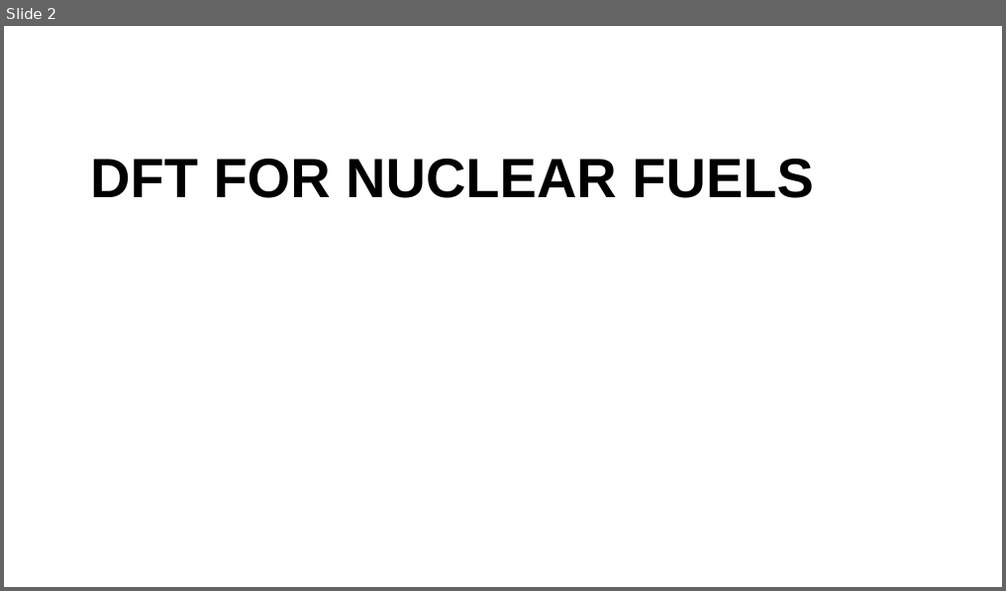
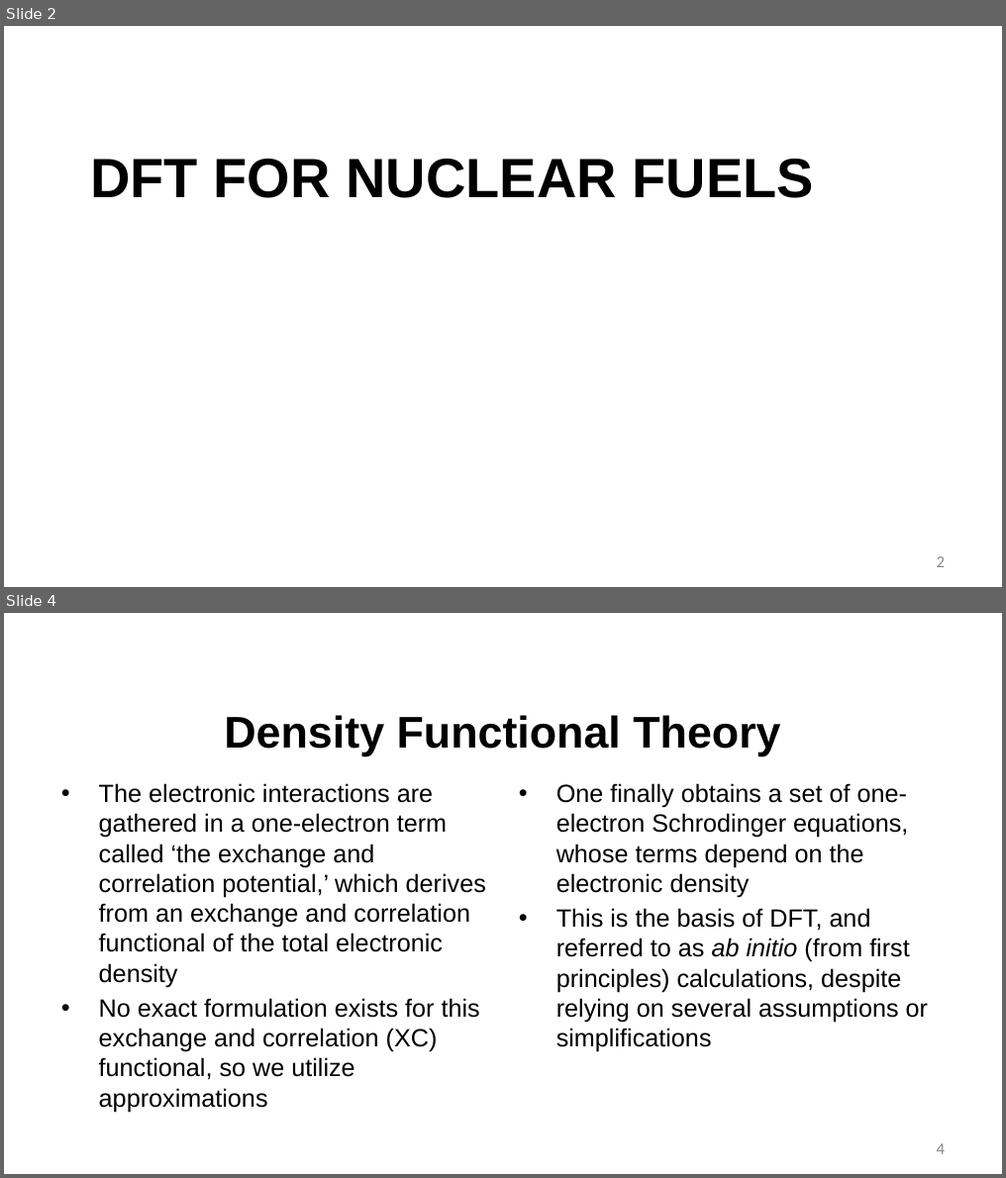
Before and after one commit to benbeeler/TEACHING, a slide deck: Advanced Reactor Materials/LecX_DFT.pptx. Shown one above the other, each under a label of ours: slide 2 before the commit, slides 2 and 4 after it; the slides between them are not shown. The pictures are 1006x591 and 1006x1178 pixels, drawn with LibreOffice and Linux fonts; fonts in the diff are those of the drawing; background and template pictures are left out. Boxes give left, top, right and bottom in pixels: in the first picture for what was removed or moved away, otherwise in the second. Text is boxed around its words. In the diff, an @@ line names an element or a change of style, - is before the commit and + after.

```diff
--- a/Advanced Reactor Materials/LecX_DFT.pptx
+++ b/Advanced Reactor Materials/LecX_DFT.pptx
@@ slide 4 added at (4, 613, 1002, 1174), background #FFFFFF @@
@@ title added at (224, 715, 780, 757), 42.7 pt, text #000000, bold @@
+Density Functional Theory
@@ text added at (99, 783, 486, 1112), 24 pt, text #000000 @@
+• The electronic interactions are gathered in a one-electron term called ‘the exchange and correlation potential,’ which derives from an exchange and correlation functional of the total electronic density
+• No exact formulation exists for this exchange and correlation (XC) functional, so we utilize approximations
@@ text added at (556, 783, 928, 1053), 24 pt, text #000000 @@
+• One finally obtains a set of one-electron Schrodinger equations, whose terms depend on the electronic density
+• This is the basis of DFT, and referred to as ab initio (from first principles) calculations, despite relying on several assumptions or simplifications
@@ page number added at (937, 1144, 944, 1155), 16 pt, text #8C8C8C @@
+4
@@ slide 2 changed as well @@
@@ page number added at (937, 557, 944, 568), 16 pt, text #8C8C8C @@
+2
```
Also in this commit, not shown: 1 other slide changed, 17 other slides added, 1 other file.
